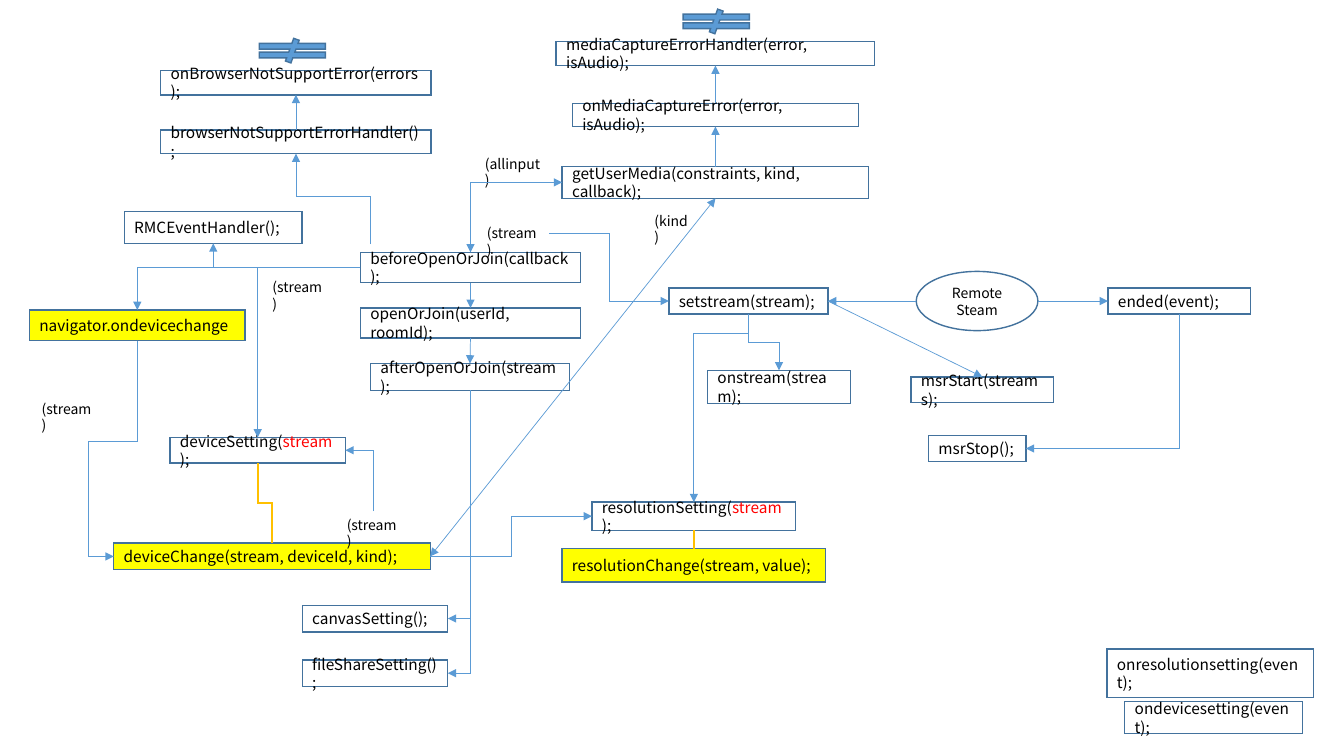
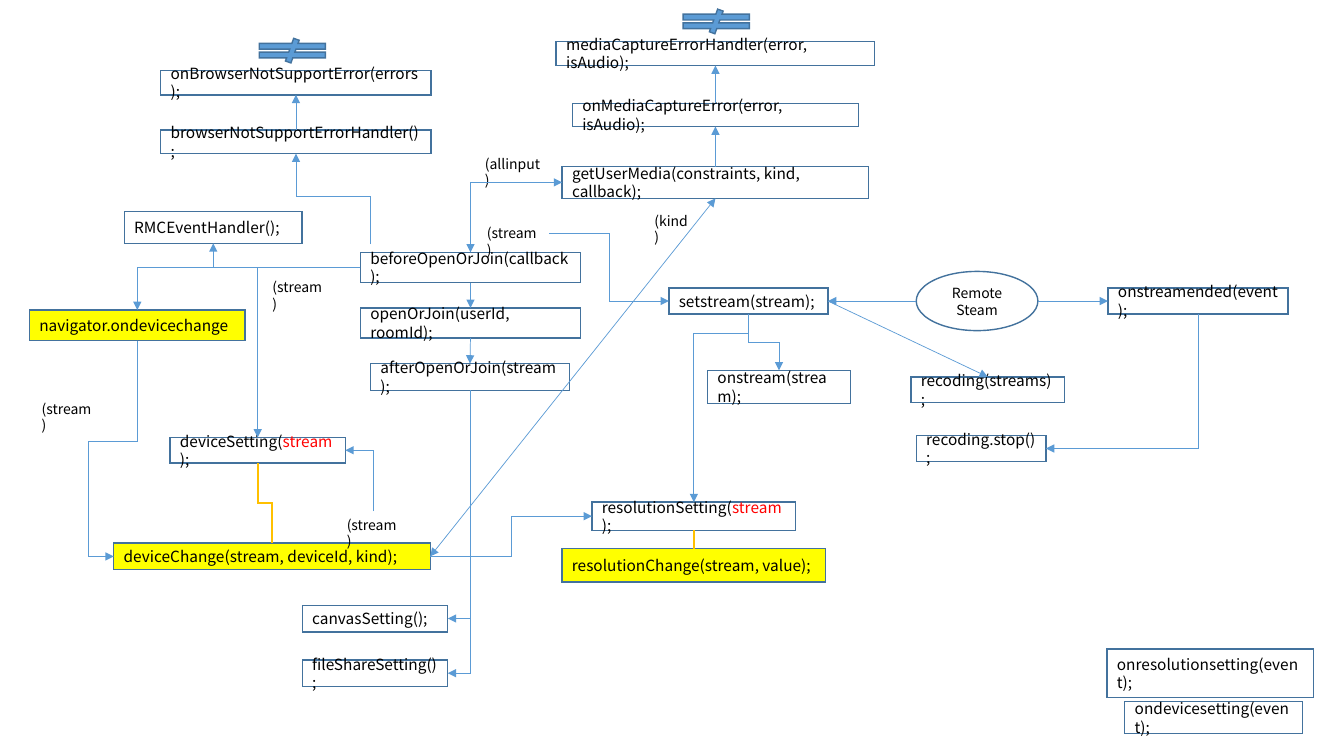
Before and after one commit to dltlgus312/Test-WebRTC, a slide deck: slide 1 of RTC MultiConnection/proto/v2.0/RTC API 흐름도.pptx. Drawn at 1344x756 pixels with LibreOffice and Linux fonts; fonts in the diff are those of the drawing. Boxes give left, top, right and bottom in pixels: in the first picture for what was removed or moved away, otherwise in the second. Text is boxed around its words. In the diff, an @@ line names an element or a change of style, - is before the commit and + after.

```diff
--- a/RTC MultiConnection/proto/v2.0/RTC API 흐름도.pptx
+++ b/RTC MultiConnection/proto/v2.0/RTC API 흐름도.pptx
@@ rectangle "onstreamended(event);": place and size @@
-rectangle "onstreamended(event);" at (1108, 288, 1251, 315)
+rectangle "onstreamended(event);" at (1108, 288, 1289, 315)
@@ text in rectangle at (1118, 284, 1278, 300): text changed @@
-ended(event);
+onstreamended(event);
@@ arrow moved from (828, 301) - (983, 377) to (828, 301) - (988, 377) @@
@@ elbow arrow moved from (1180, 314) - (1026, 449) to (1199, 314) - (1047, 449) @@
@@ rectangle "recoding(streams);": place and size @@
-rectangle "recoding(streams);" at (911, 377, 1055, 403)
+rectangle "recoding(streams);" at (911, 377, 1065, 403)
@@ text in rectangle at (921, 371, 1052, 390): text changed @@
-msrStart(streams);
+recoding(streams);
@@ rectangle "recoding.stop();": place and size @@
-rectangle "recoding.stop();" at (929, 436, 1026, 462)
+rectangle "recoding.stop();" at (917, 436, 1047, 462)
@@ text in rectangle at (926, 432, 1035, 449): text changed @@
-msrStop();
+recoding.stop();
```
Also in this commit, not shown: 3 other files.
